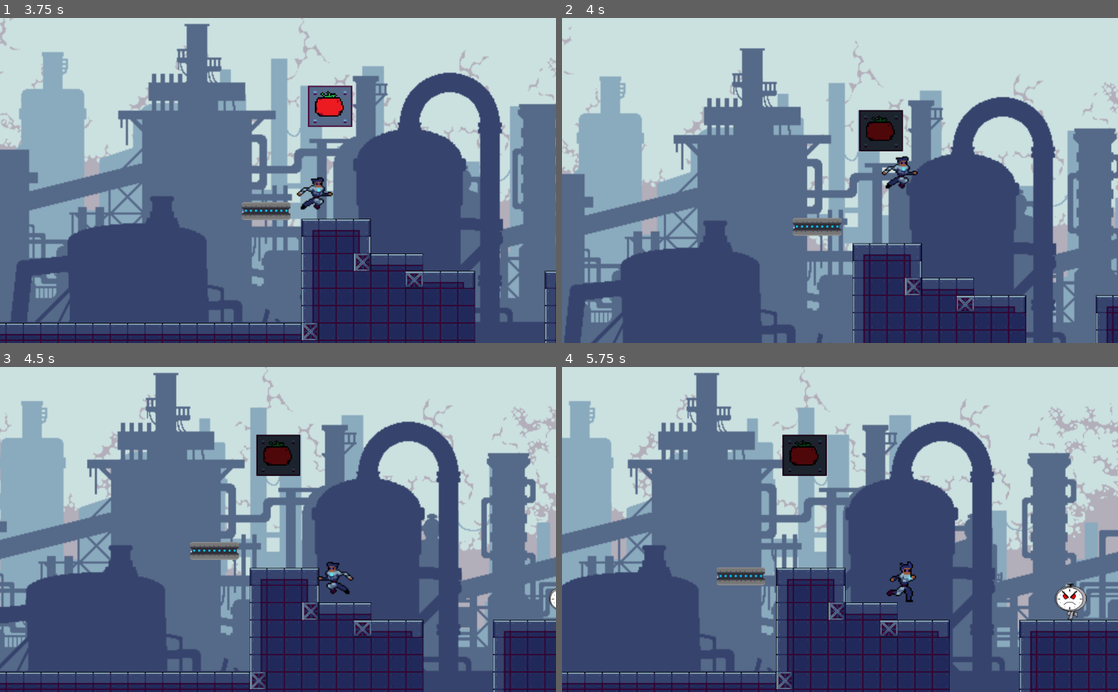
Above: before the commit, frames 1-4 (two rows, left to right).
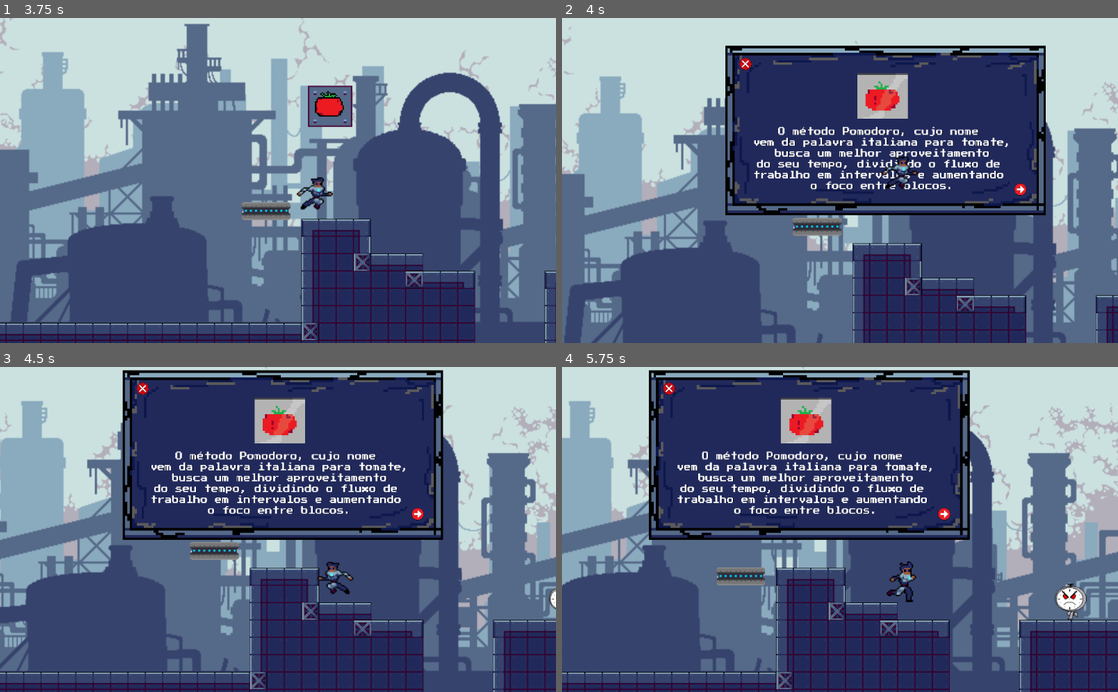
Above: after the commit, the same moments.

Repository: 2023M1T9-Inteli/grupo2
Game: Godot game, scene res://Cenas/Cena2.tscn
Same seed, same stepped clock (60 frames per second), same inputs: the game is played once before the commit and once after it. This scene is started directly instead of the project's main scene.
Inputs:
- Up to frame 1 (3.75 s): hold Right (ui_right) 0.53-2.03 s; tap Up (ui_up) at 0.77, 1.52, 3.02 s; hold Left (ui_left) 2.03-2.78 s; hold Right (ui_right) from 2.78 s (still down)
- Up to frame 2 (4 s): keep holding Right (ui_right); tap Up (ui_up) at 3.77 s
- Up to frame 3 (4.5 s): release Right (ui_right) at 4.28 s; hold Left (ui_left) from 4.28 s (still down)
- Up to frame 4 (5.75 s): tap Up (ui_up) at 4.52 s; release Left (ui_left) at 5.03 s; hold Right (ui_right) from 5.03 s (still down)

Frame 1 is identical in both runs. In frame 2, 29% of the frame differs, in the area x 29-87%, y 8-61%; in frame 3, 29%; in frame 4, 29%, in the area x 15-74%, y 0-54%.

Commit message:
Teste - Método pomodoro.

Diff:
--- a/Game Mario/Cenas/Cena2.tscn
+++ b/Game Mario/Cenas/Cena2.tscn
@@ -9,6 +9,7 @@
 [ext_resource path="res://imagens/pomodoro-bloco_resample02.png" type="Texture" id=7]
 [ext_resource path="res://tileset/industrial.tres" type="TileSet" id=8]
 [ext_resource path="res://Branch/Monstro.tscn" type="PackedScene" id=9]
+[ext_resource path="res://Cenas/popup pomodoro.tscn" type="PackedScene" id=10]
 [ext_resource path="res://Script/Cena2.gd" type="Script" id=15]
 
 [sub_resource type="SpriteFrames" id=2]
@@ -96,4 +97,8 @@
 [node name="Monstro4" parent="." instance=ExtResource( 9 )]
 position = Vector2( 1654, 481 )
 
+[node name="Node2D" parent="." instance=ExtResource( 10 )]
+position = Vector2( -887, 31 )
+scale = Vector2( 0.6, 0.6 )
+
 [connection signal="body_entered" from="Bloco_Tomate/Area2D" to="." method="_on_Area2D_body_entered"]
--- a/Game Mario/Script/Cena2.gd
+++ b/Game Mario/Script/Cena2.gd
@@ -10,6 +10,7 @@
 func _ready():
 	add_child(jogador)
 	$Bloco_Tomate/AnimatedSprite.play("default")
+	$Node2D.hide()
 
 
 
@@ -36,3 +37,4 @@
 func _on_Area2D_body_entered(body):
 	get_node("Bloco_Tomate").get_node("AnimatedSprite").play("new_default")
 	atirando = true
+	$Node2D.show()
--- a/Game Mario/project.godot
+++ b/Game Mario/project.godot
@@ -31,7 +31,7 @@
 }
 ui_atirar={
 "deadzone": 0.5,
-"events": [ Object(InputEventKey,"resource_local_to_scene":false,"resource_name":"","device":0,"alt":false,"shift":false,"control":false,"meta":false,"command":false,"pressed":false,"scancode":16777238,"physical_scancode":0,"unicode":0,"echo":false,"script":null)
+"events": [ Object(InputEventKey,"resource_local_to_scene":false,"resource_name":"","device":0,"alt":false,"shift":false,"control":false,"meta":false,"command":false,"pressed":false,"scancode":90,"physical_scancode":0,"unicode":0,"echo":false,"script":null)
  ]
 }
 
Not shown: 1 places in Game Mario/Cenas/Cena2.tscn that only renumber resources
